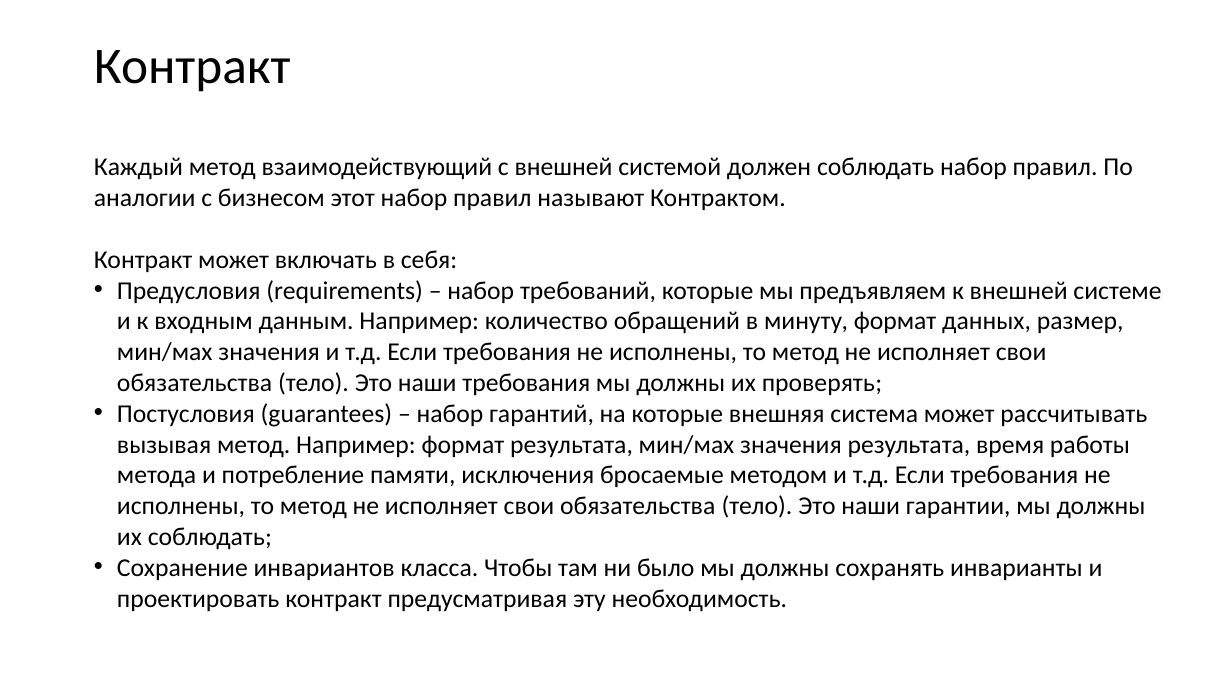
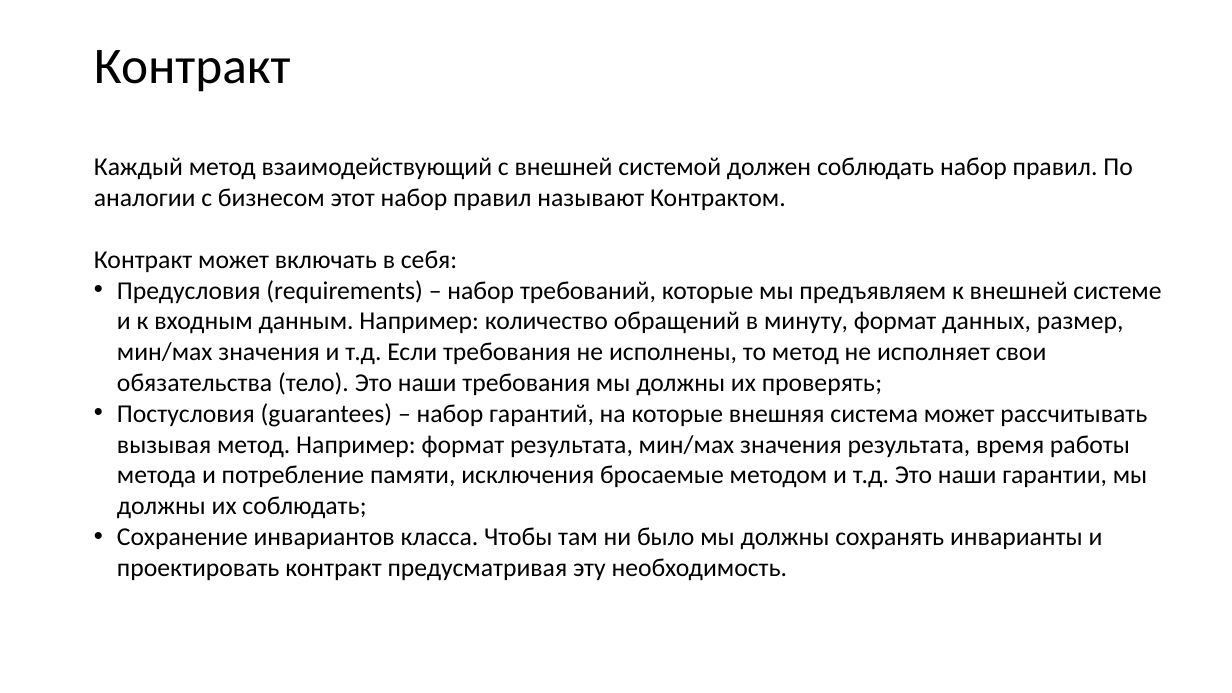
Before and after one commit to VladimirChabanov/alg_and_prog_2025, a slide deck: slide 16 of 01_lectures/lecture_08/presentation_cpp.pptx. Drawn at 1232x693 pixels with LibreOffice and Linux fonts; fonts in the diff are those of the drawing. Boxes give left, top, right and bottom in pixels: in the first picture for what was removed or moved away, otherwise in the second. Text is boxed around its words. In the diff, an @@ line names an element or a change of style, - is before the commit and + after.

```diff
--- a/01_lectures/lecture_08/presentation_cpp.pptx
+++ b/01_lectures/lecture_08/presentation_cpp.pptx
@@ text at (117, 403, 1147, 519): text changed @@
-• Постусловия (guarantees) – набор гарантий, на которые внешняя система может рассчитывать вызывая метод. Например: формат результата, мин/мах значения результата, время работы метода и потребление памяти, исключения бросаемые методом и т.д. Если требования не исполнены, то метод не исполняет свои обязательства (тело). Это наши гарантии, мы должны их соблюдать;
+• Постусловия (guarantees) – набор гарантий, на которые внешняя система может рассчитывать вызывая метод. Например: формат результата, мин/мах значения результата, время работы метода и потребление памяти, исключения бросаемые методом и т.д. Это наши гарантии, мы должны их соблюдать;
```
Also in this commit, not shown: 5 other slides changed, 2 other files.
